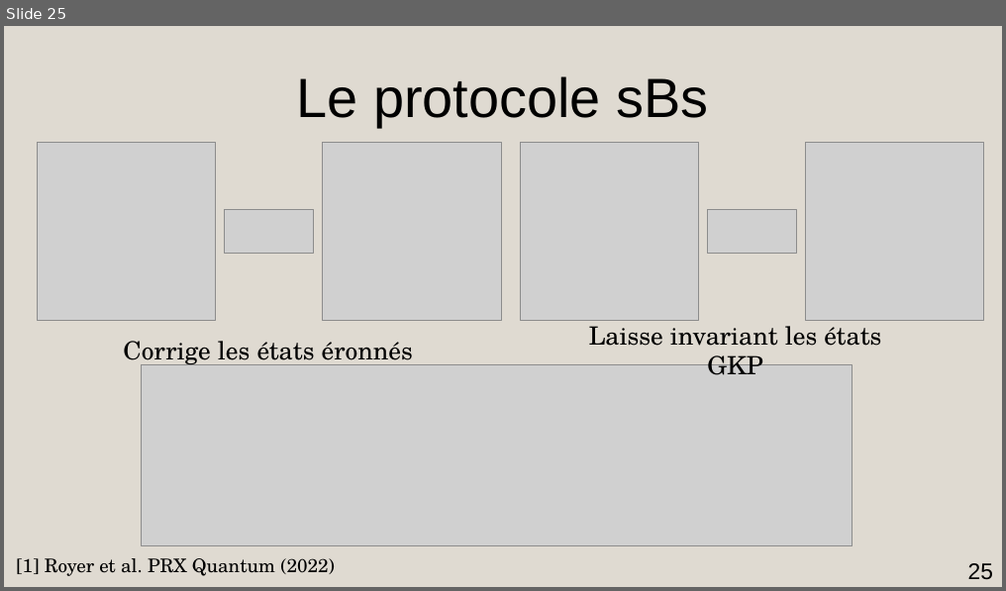
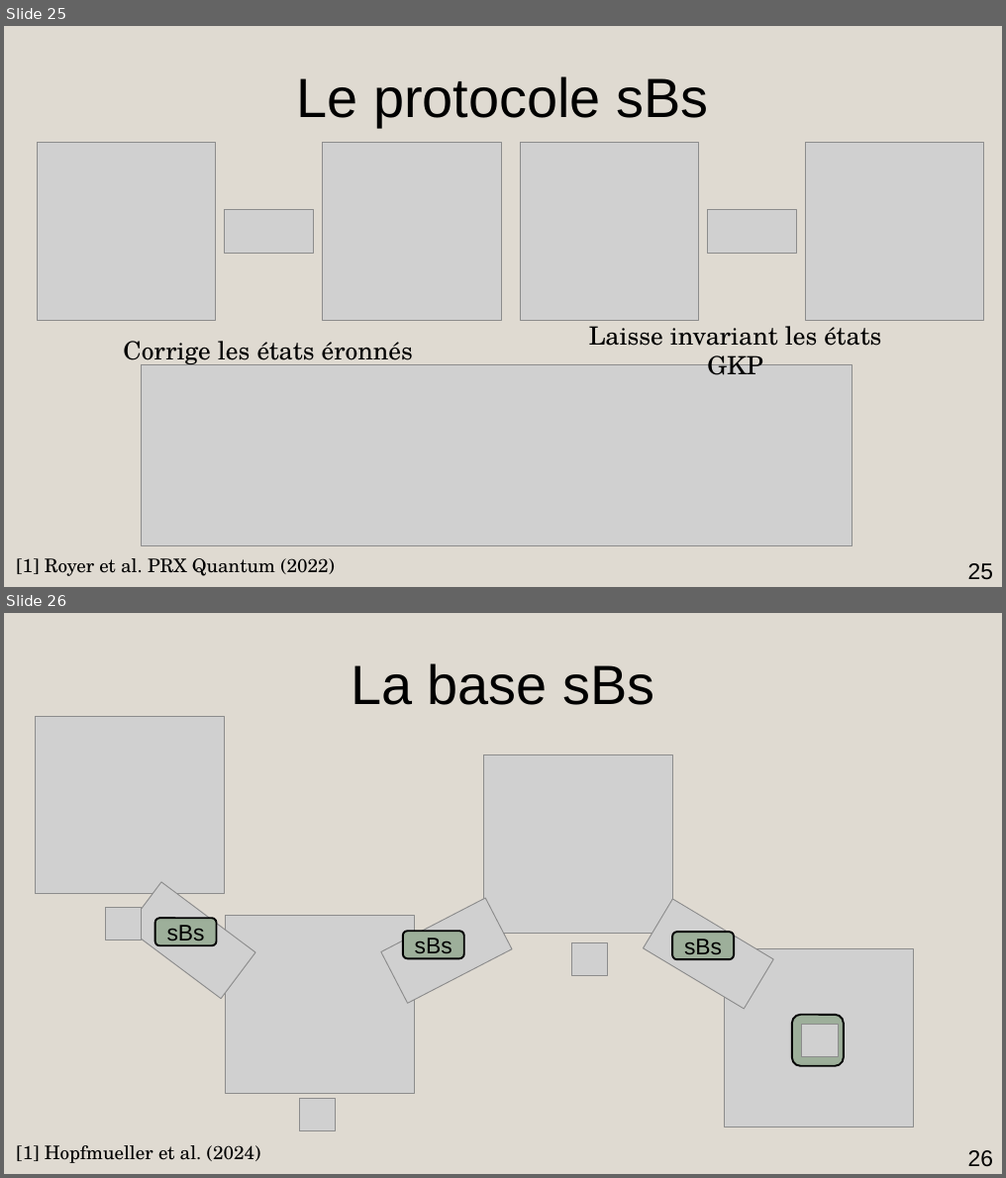
Before and after one commit to AmdaU/presentations, a slide deck: Seminaire/Seminaire.odp. Shown one above the other, each under a label of ours: slide 25 before the commit, slides 25 and 26 after it. The pictures are 1006x591 and 1006x1178 pixels, drawn with LibreOffice and Linux fonts; fonts in the diff are those of the drawing; grey boxes stand for pictures. Boxes give left, top, right and bottom in pixels: in the first picture for what was removed or moved away, otherwise in the second. Text is boxed around its words. In the diff, an @@ line names an element or a change of style, - is before the commit and + after.

```diff
--- a/Seminaire/Seminaire.odp
+++ b/Seminaire/Seminaire.odp
@@ slide 26 added at (4,613,1002,1174), background #DFDAD1 @@
@@ title added at (350,663,654,705), 44 pt, text #000000 @@
+La base sBs
@@ picture added at (105,908,142,941) @@
@@ picture added at (127,882,255,999) @@
@@ picture added at (381,898,513,1004) @@
@@ picture added at (644,899,774,1009) @@
@@ rounded rectangle added at (155,918,217,947), fill #9DAF9A, outline #000000 1.5 pt, 18 pt, text #000000 @@
+sBs
@@ rounded rectangle added at (403,931,465,959), fill #9DAF9A, outline #000000 1.5 pt, 18 pt, text #000000 @@
+sBs
@@ rounded rectangle added at (672,932,734,959), fill #9DAF9A, outline #000000 1.5 pt, 18 pt, text #000000 @@
+sBs
@@ picture added at (572,944,608,976) @@
@@ group added at (35,716,914,1128): 4 pictures @@
@@ rounded rectangle added at (792,1015,844,1066), fill #9DAF9A, outline #000000 1.5 pt @@
@@ picture added at (802,1024,838,1057) @@
@@ picture added at (299,1098,336,1131) @@
@@ text added at (16,1146,261,1163), 14.9 pt, text #000000 @@
+[1] Hopfmueller et al. (2024)
@@ page number added at (968,1151,993,1167), 18 pt, text #000000 @@
+26
```
Also in this commit, not shown: 4 slides changed, 1 other file.
